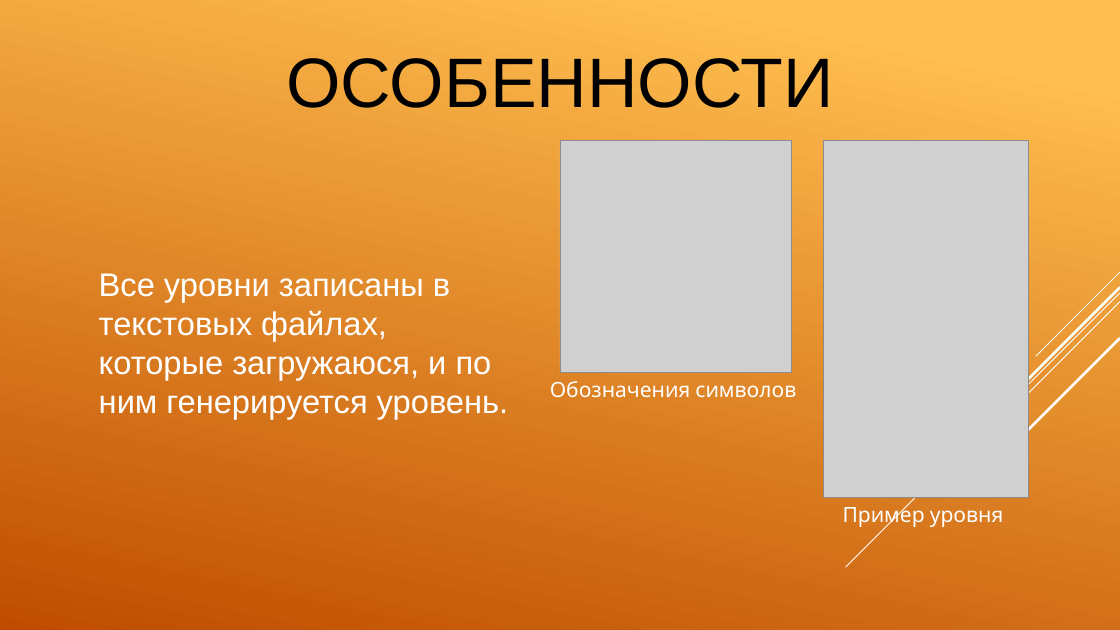
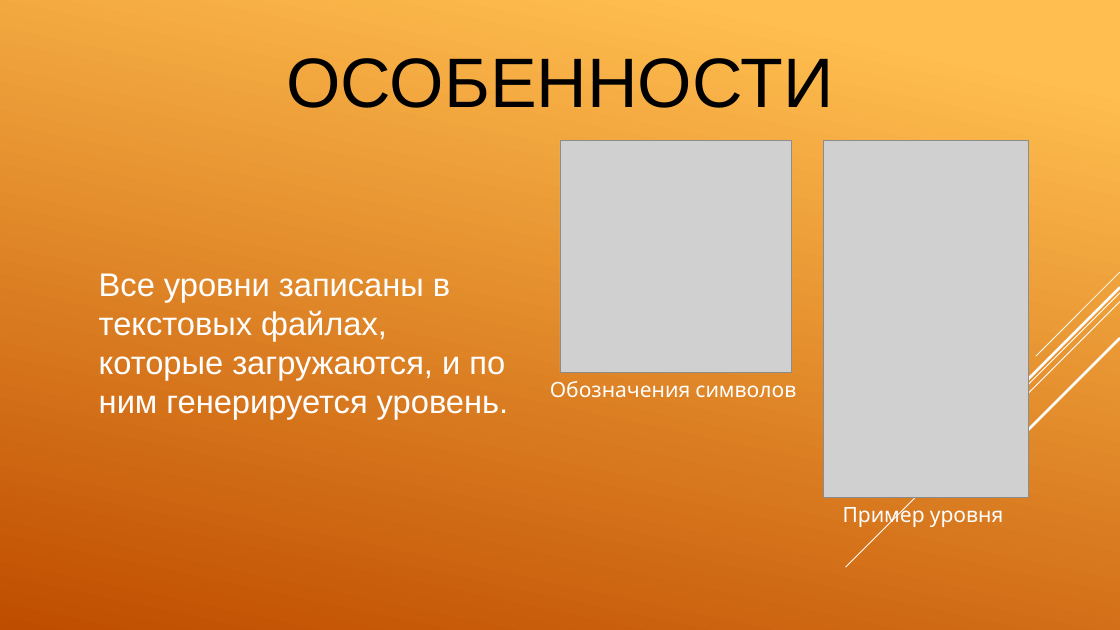
Before and after one commit to Ravil1806/SokobanPygame, a slide deck: slide 5 of Проект Игра-Кладовщик.pptx. Drawn at 1120x630 pixels with LibreOffice and Linux fonts; fonts in the diff are those of the drawing; grey boxes stand for pictures. Boxes give left, top, right and bottom in pixels: in the first picture for what was removed or moved away, otherwise in the second. Text is boxed around its words. In the diff, an @@ line names an element or a change of style, - is before the commit and + after.

Commit message:
Sokoban Game

```diff
--- a/Проект Игра-Кладовщик.pptx
+++ b/Проект Игра-Кладовщик.pptx
@@ text at (99, 273, 508, 419): text changed @@
-Все уровни записаны в текстовых файлах, которые загружаюся, и по ним генерируется уровень.
+Все уровни записаны в текстовых файлах, которые загружаются, и по ним генерируется уровень.
```
